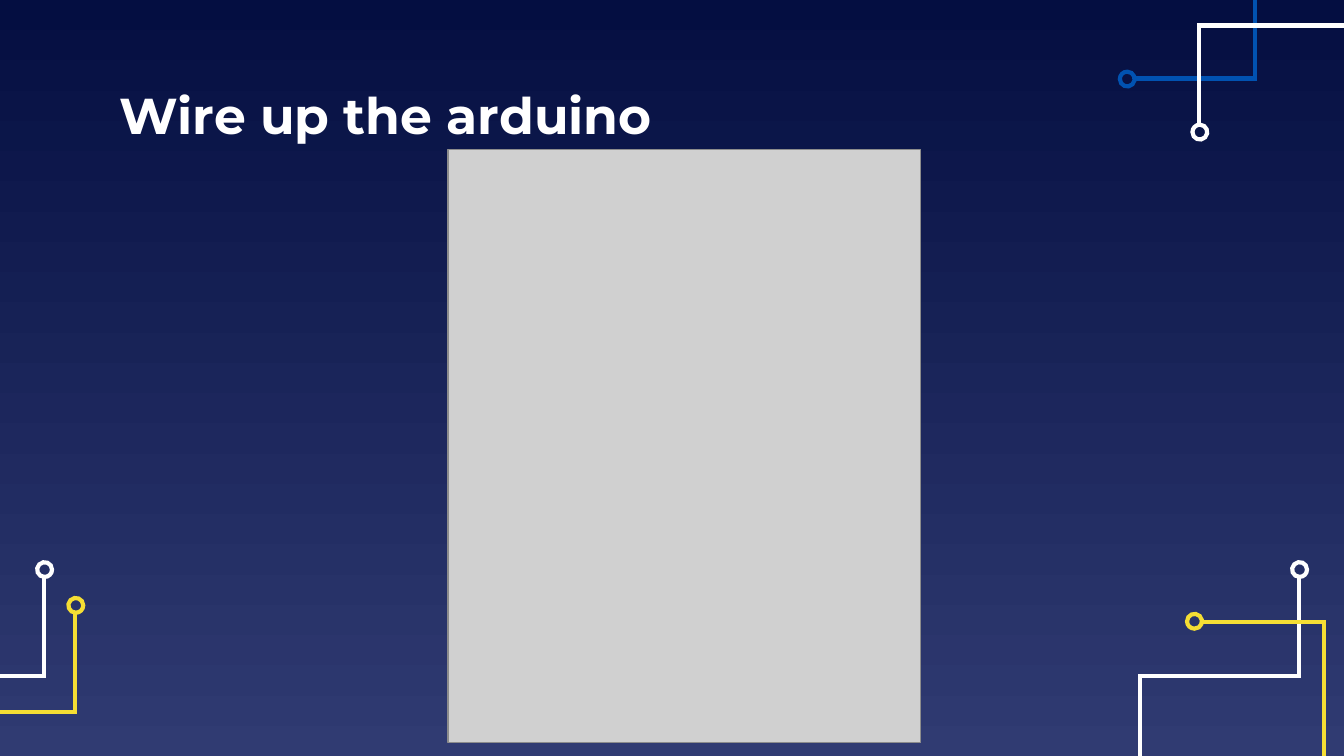
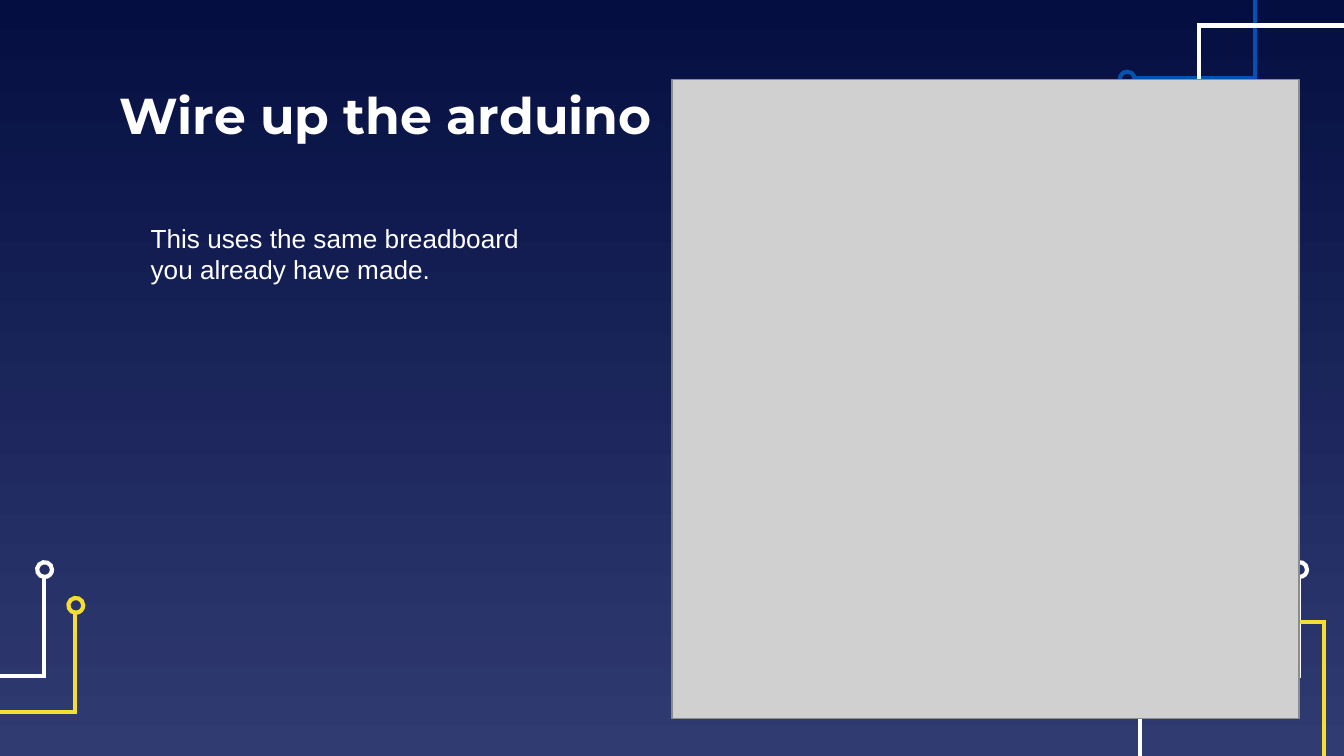
Before and after one commit to EELabMan/Arduino-4-Serial-Communications, a slide deck: slide 26 of Arduino Workshop 4 Serial Communication.pptx (slide 29 before the commit). Drawn at 1344x756 pixels with LibreOffice and Linux fonts; fonts in the diff are those of the drawing; grey boxes stand for pictures. Boxes give left, top, right and bottom in pixels: in the first picture for what was removed or moved away, otherwise in the second. Text is boxed around its words. In the diff, an @@ line names an element or a change of style, - is before the commit and + after.

```diff
--- a/Arduino Workshop 4 Serial Communication.pptx
+++ b/Arduino Workshop 4 Serial Communication.pptx
@@ picture added at box(672, 79, 1300, 719) @@
@@ picture removed at box(449, 149, 922, 742) @@
@@ freeform shape removed at box(1192, 125, 1210, 142) @@
@@ text added at box(151, 229, 519, 285), 14 pt, text #FFFFFF @@
+This uses the same breadboard you already have made.
@@ freeform shape removed at box(1187, 612, 1204, 629) @@
```
Also in this commit, not shown: 22 other slides changed, 1 slide added, 7 slides removed.
